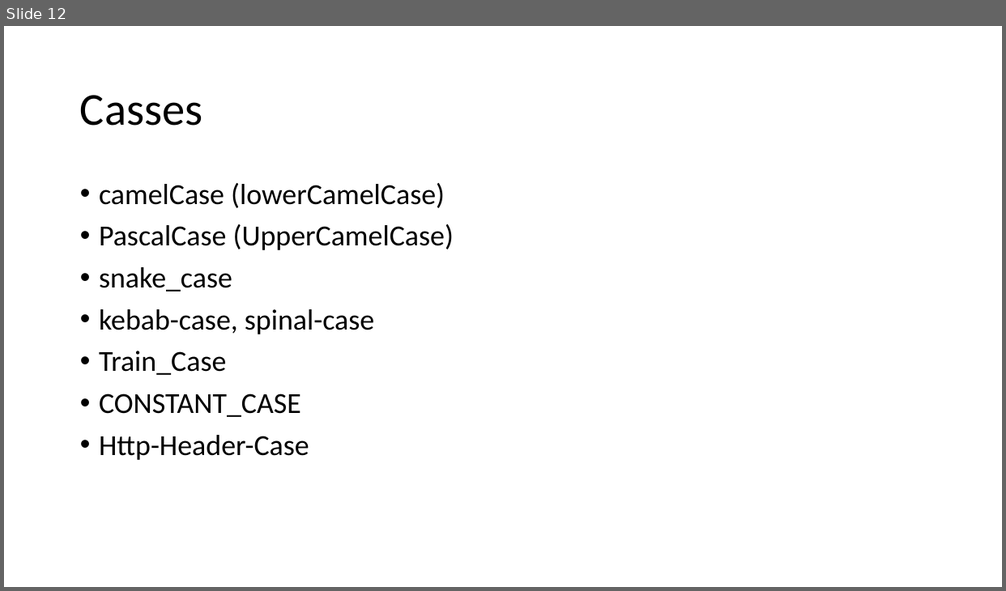
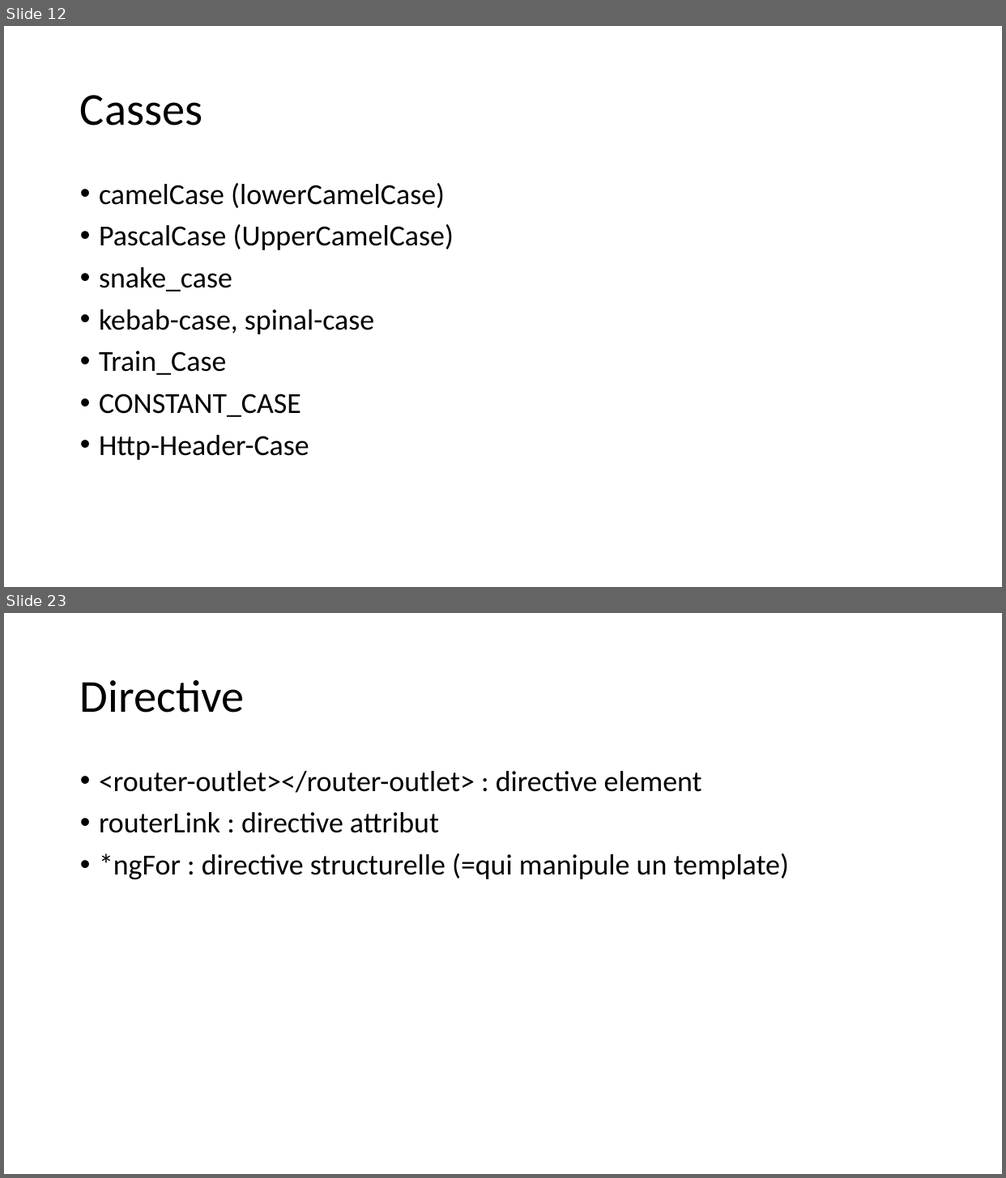
Before and after one commit to jlg-formation/agucv1-mai-2022, a slide deck: notes.pptx. Shown one above the other, each under a label of ours: slide 12 before the commit, slides 12 and 23 after it; the slides between them are not shown. The pictures are 1006x591 and 1006x1178 pixels, drawn with LibreOffice and Linux fonts; fonts in the diff are those of the drawing. Boxes give left, top, right and bottom in pixels: in the first picture for what was removed or moved away, otherwise in the second. Text is boxed around its words. In the diff, an @@ line names an element or a change of style, - is before the commit and + after.

```diff
--- a/notes.pptx
+++ b/notes.pptx
@@ slide 23 added at box(4, 613, 1002, 1174), background #FFFFFF @@
@@ title added at box(80, 680, 245, 713), 44 pt, text #000000 @@
+Directive
@@ text added at box(99, 771, 789, 879), 28 pt, text #000000 @@
+• <router-outlet></router-outlet> : directive element
+• routerLink : directive attribut
+• *ngFor : directive structurelle (=qui manipule un template)
```
Also in this commit, not shown: 2 slides changed, 10 other slides added.
